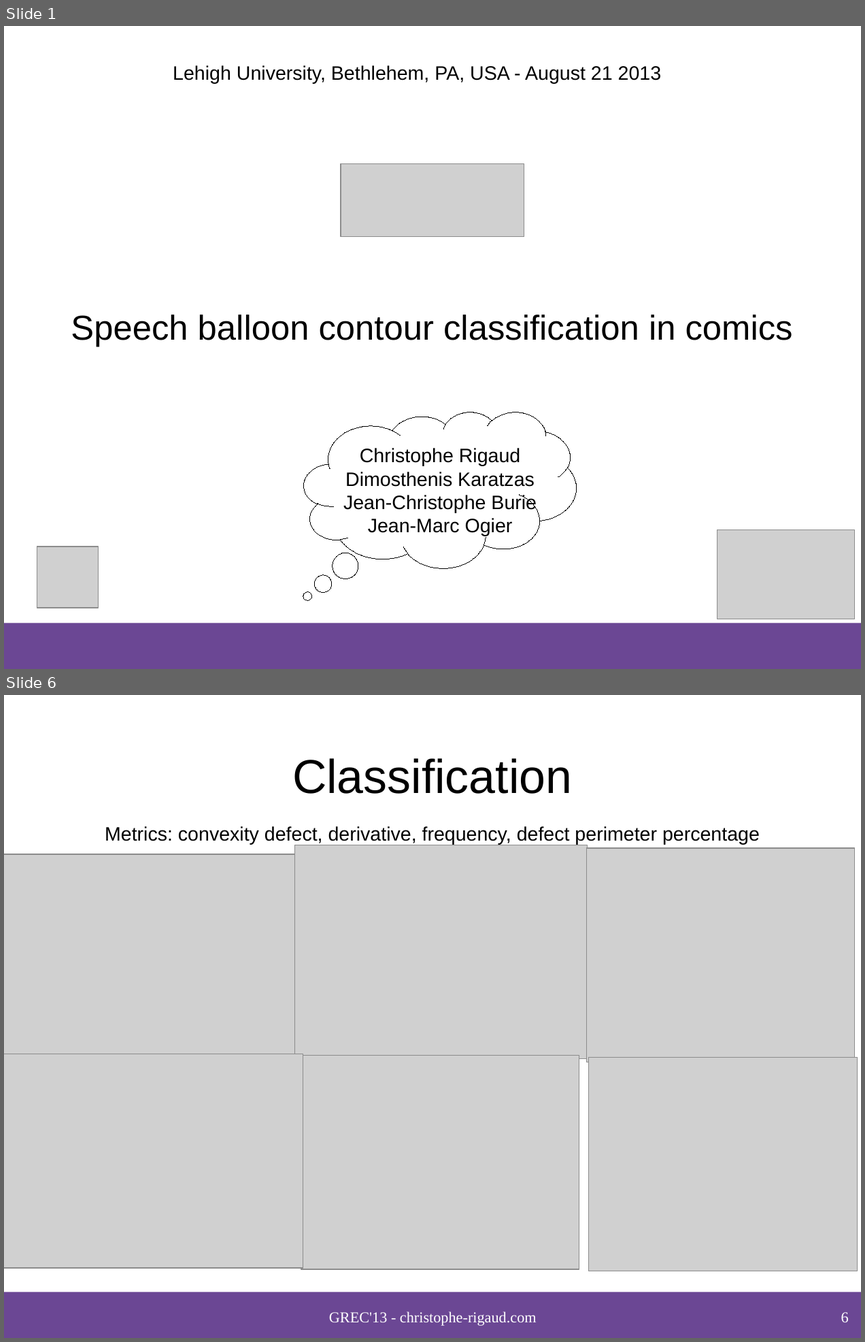
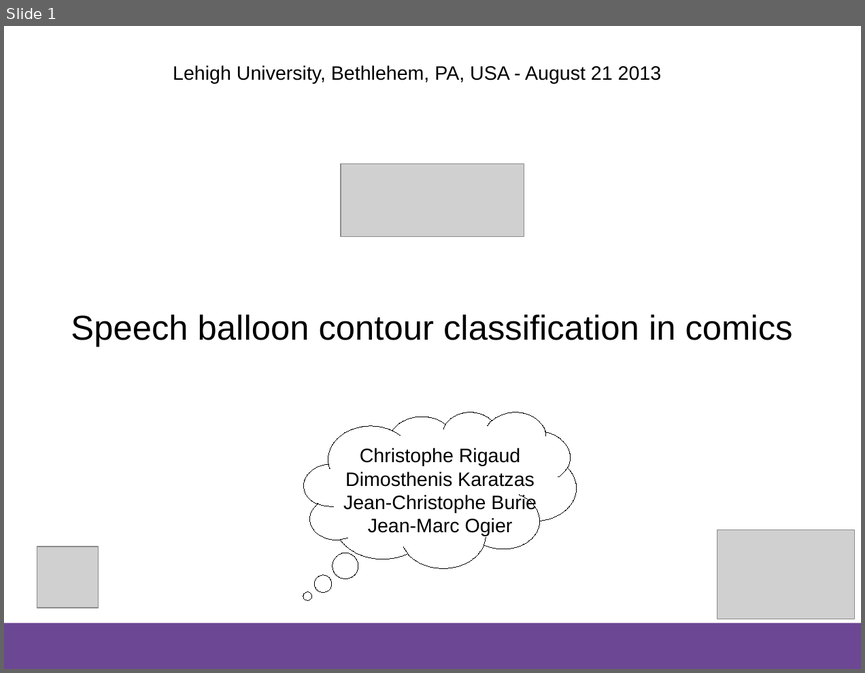
Before and after one commit to crigaud/publication, a slide deck: 2013/GREC/speech_balloon_contour_classification_in_comics/presentation/2013_Rigaud_Speech_balloon_contour_classification_in_comics.odp. Shown one above the other, each under a label of ours: slides 1 and 6 before the commit, slide 1 after it; the slides between them are not shown. The pictures are 865x1342 and 865x673 pixels, drawn with LibreOffice and Linux fonts; fonts in the diff are those of the drawing; grey boxes stand for pictures; background and template pictures are left out. Boxes give left, top, right and bottom in pixels: in the first picture for what was removed or moved away, otherwise in the second. Text is boxed around its words. In the diff, an @@ line names an element or a change of style, - is before the commit and + after.

Commit message:
GREC presentation final

```diff
--- a/2013/GREC/speech_balloon_contour_classification_in_comics/presentation/2013_Rigaud_Speech_balloon_contour_classification_in_comics.odp
+++ b/2013/GREC/speech_balloon_contour_classification_in_comics/presentation/2013_Rigaud_Speech_balloon_contour_classification_in_comics.odp
@@ slide 6 removed at [4, 695, 861, 1338], background #FFFFFF; not listed: 1 template element that a slide beside it also shows @@
@@ title removed at [292, 758, 572, 794] @@
-Classification
@@ text removed at [105, 826, 759, 844] @@
-Metrics: convexity defect, derivative, frequency, defect perimeter percentage
@@ picture removed at [4, 854, 296, 1057] @@
@@ picture removed at [295, 845, 587, 1059] @@
@@ picture removed at [587, 848, 855, 1062] @@
@@ text removed at [4, 1047, 19, 1076] @@
-Original proposition
@@ picture removed at [4, 1054, 303, 1268] @@
@@ picture removed at [301, 1055, 579, 1269] @@
@@ picture removed at [589, 1057, 857, 1271] @@
@@ text removed at [329, 1311, 536, 1325] @@
-GREC'13 - christophe-rigaud.com
@@ page number removed at [841, 1312, 849, 1322] @@
-6
```
Also in this commit, not shown: 6 slides changed, 3 slides added, 1 other file.
